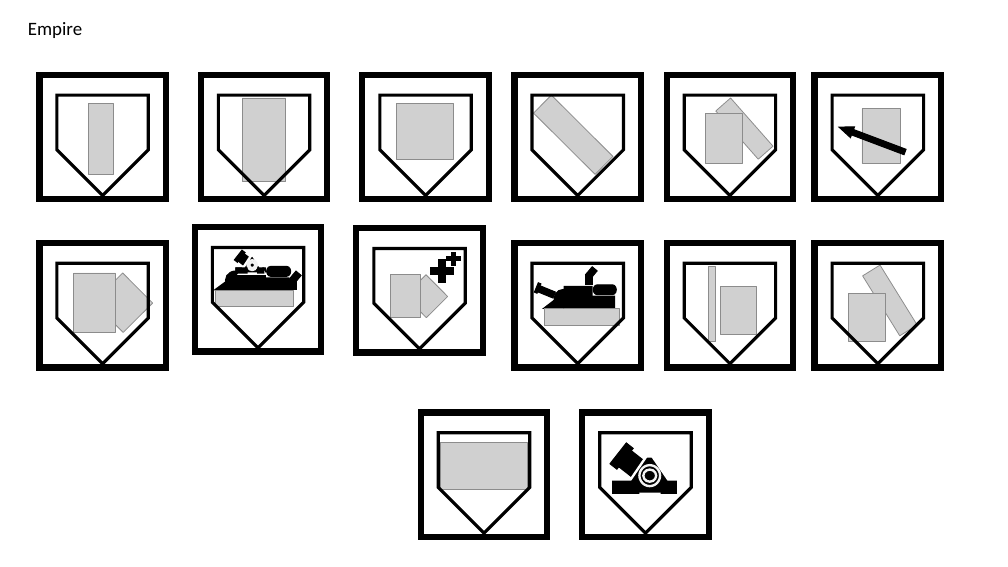
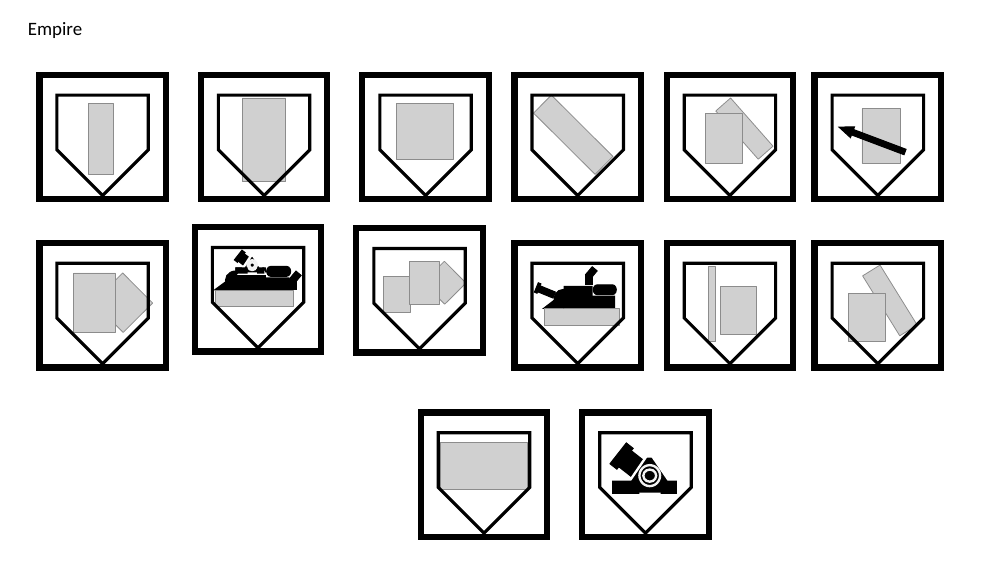
Before and after one commit to alexliuhust/JS_ChessGames, a slide deck: slide 1 of image process/drawings.pptx. Drawn at 1008x567 pixels with LibreOffice and Linux fonts; fonts in the diff are those of the drawing; grey boxes stand for pictures. Boxes give left, top, right and bottom in pixels: in the first picture for what was removed or moved away, otherwise in the second. Text is boxed around its words. In the diff, an @@ line names an element or a change of style, - is before the commit and + after.

```diff
--- a/image process/drawings.pptx
+++ b/image process/drawings.pptx
@@ picture: place and size @@
-picture at <box>391,274,421,318</box>
+picture at <box>409,262,439,305</box>
@@ picture: place and size @@
-picture at <box>405,275,448,318</box>
+picture at <box>423,262,466,305</box>
@@ plus removed at <box>431,260,454,283</box> @@
@@ plus removed at <box>447,253,460,265</box> @@
@@ picture added at <box>383,277,411,312</box> @@
```
Also in this commit, not shown: 1 other slide changed, 4 other files.
